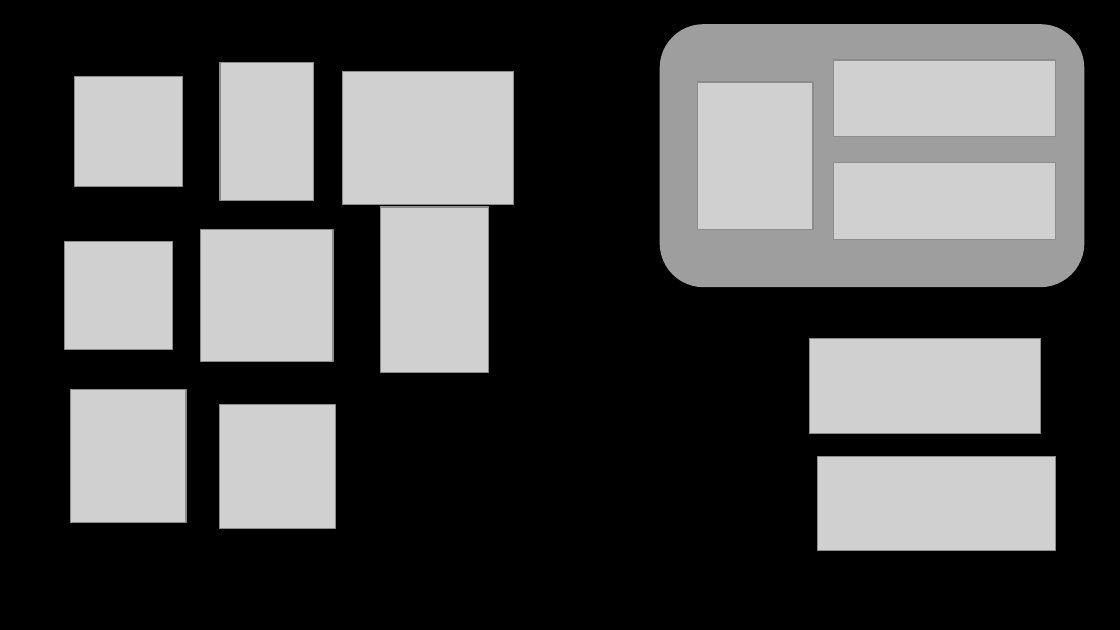
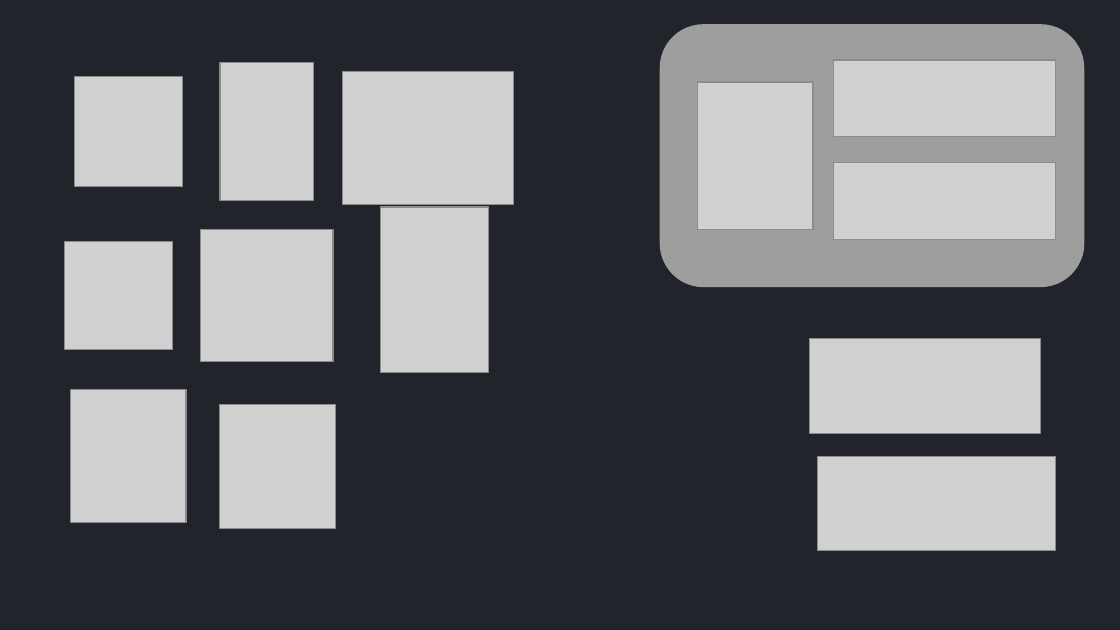
Before and after one commit to semusv/Bank_analyzer, a slide deck: slide 27 of bank_analyzer.pptx (slide 22 before the commit). Drawn at 1120x630 pixels with LibreOffice and Linux fonts; fonts in the diff are those of the drawing; grey boxes stand for pictures. Boxes give left, top, right and bottom in pixels: in the first picture for what was removed or moved away, otherwise in the second. Text is boxed around its words. In the diff, an @@ line names an element or a change of style, - is before the commit and + after.

```diff
--- a/bank_analyzer.pptx
+++ b/bank_analyzer.pptx
@@ background #000000 to #21252B @@
```
Also in this commit, not shown: 29 other slides changed, 5 slides added, 9 other files.
